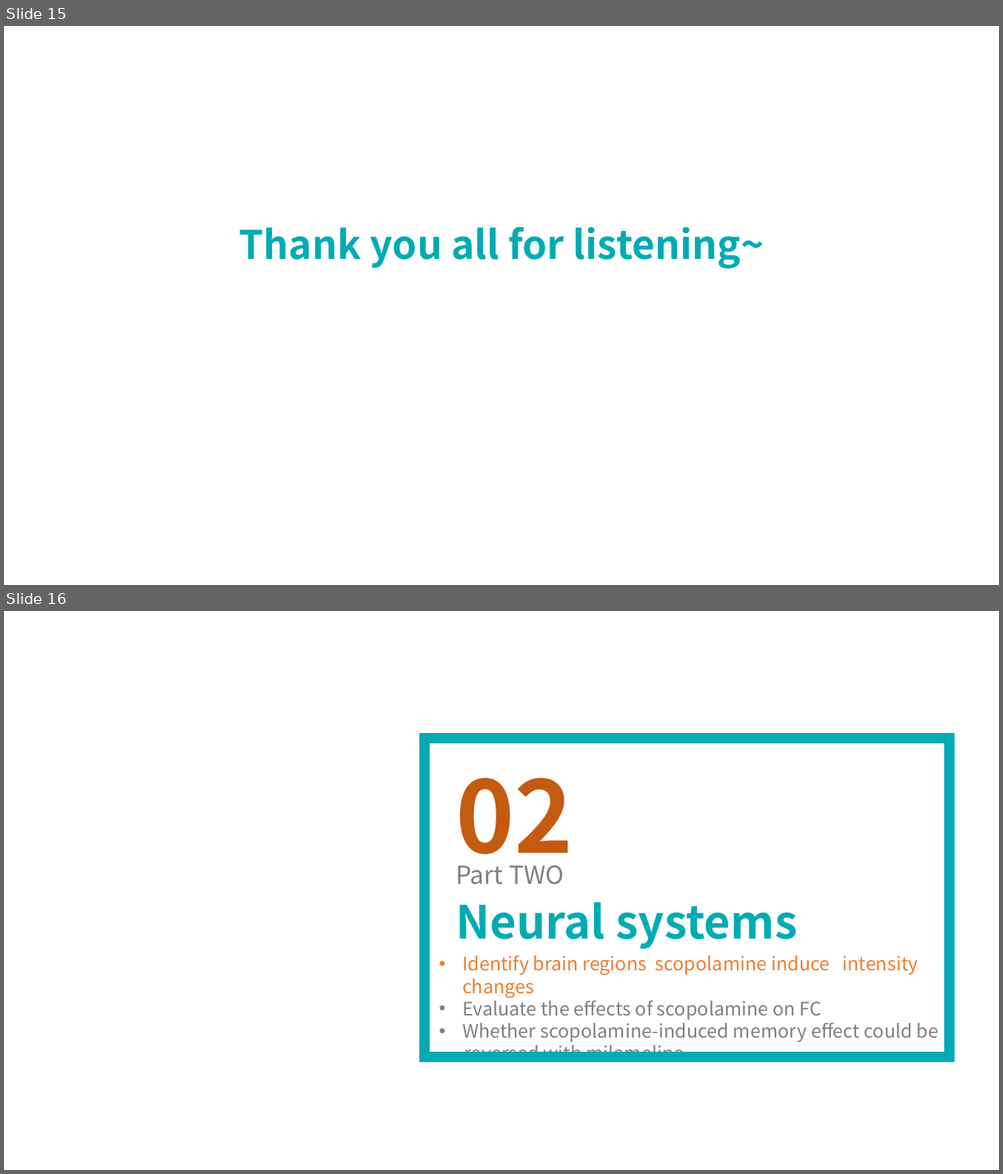
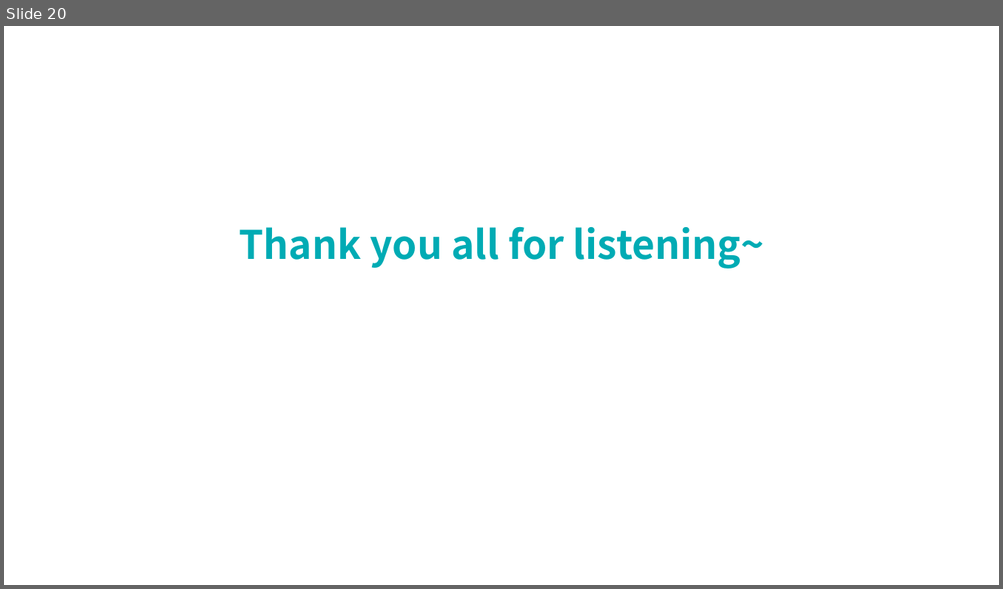
Before and after one commit to lsyoath/sheepy, a slide deck: Event/Lateralization.pptx. Shown one above the other, each under a label of ours: slides 15 and 16 before the commit, slide 20 after it. The pictures are 1003x1174 and 1003x589 pixels, drawn with LibreOffice and Linux fonts; fonts in the diff are those of the drawing. Boxes give left, top, right and bottom in pixels: in the first picture for what was removed or moved away, otherwise in the second. Text is boxed around its words. In the diff, an @@ line names an element or a change of style, - is before the commit and + after.

```diff
--- a/Event/Lateralization.pptx
+++ b/Event/Lateralization.pptx
@@ slide 16 removed at <box>4,611,999,1170</box>, background #FFFFFF @@
@@ rectangle removed at <box>425,738,949,1058</box> @@
@@ text removed at <box>455,777,573,878</box> @@
-02
@@ text removed at <box>455,866,563,885</box> @@
-Part TWO
@@ text removed at <box>455,903,797,949</box> @@
-Neural systems
@@ text removed at <box>462,955,939,1065</box> @@
-• Identify brain regions scopolamine induce intensity changes
-• Evaluate the effects of scopolamine on FC
-• Whether scopolamine-induced memory effect could be
-reversed with milameline
@@ what was slide 15 is now slide 20 @@
```
Also in this commit, not shown: 5 slides added, 8 other files.
